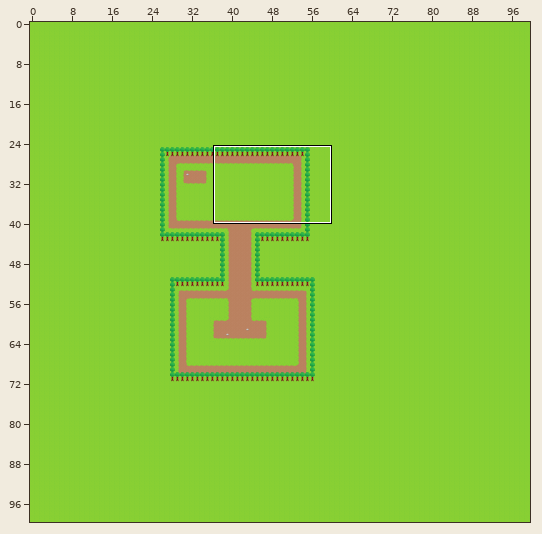
Level history. Tiled map: FinalProject/exampleGame/assets/tileTest/map0.tmx. The picture above shows the old version from afar; the outline marks the close-up.
Close-up. As it was:
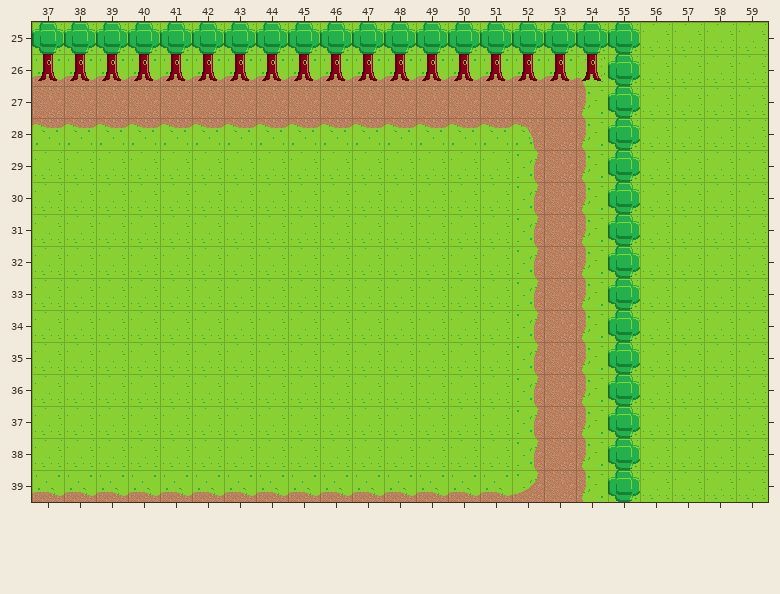
Cells are 32x32 px. Shown: x 37..59, y 25..39.
The same view after the edit:
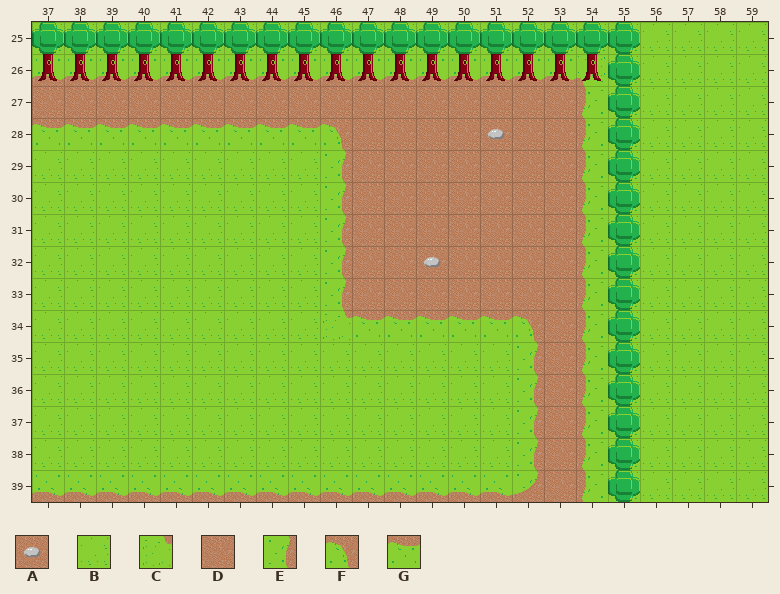
Key: from "common": A 2, B 3, C 10, D 11, E 13, F 20, G 21.
_ is an empty cell, . an unchanged one.
What changed:
--- layer "BackGround"
@@ x 46..52 @@
-28 GGGGGGF
-29 BBBBBBE
-30 BBBBBBE
-31 BBBBBBE
-32 BBBBBBE
-33 BBBBBBE
-34 BBBBBBE
+28 FDDDDAD
+29 EDDDDDD
+30 EDDDDDD
+31 EDDDDDD
+32 EDDADDD
+33 EDDDDDD
+34 CGGGGGF
Where, in picture pixels (left, top, right, bottom), the same in both close-ups:
changed: (323, 123, 543, 341)
